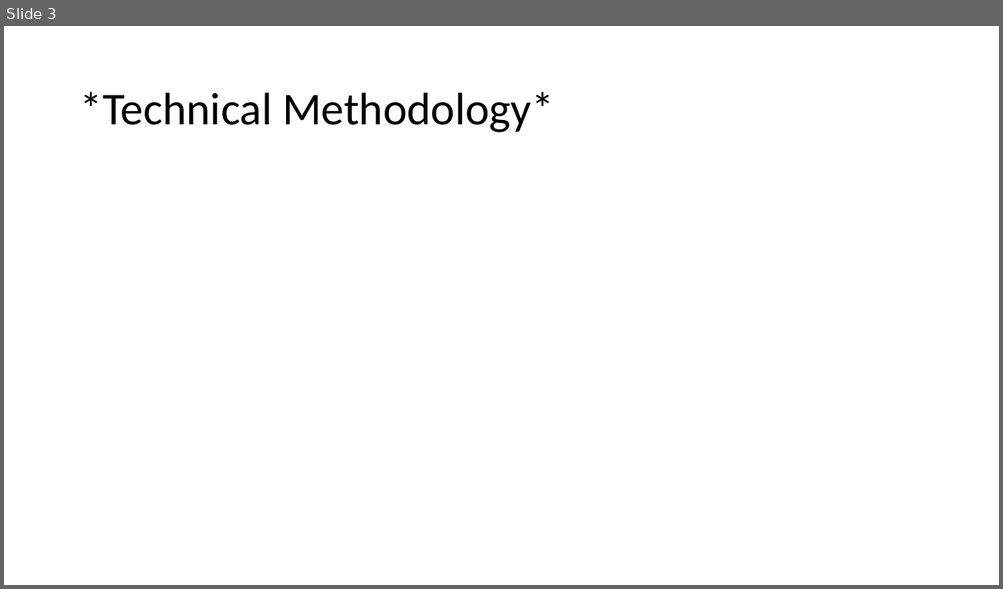
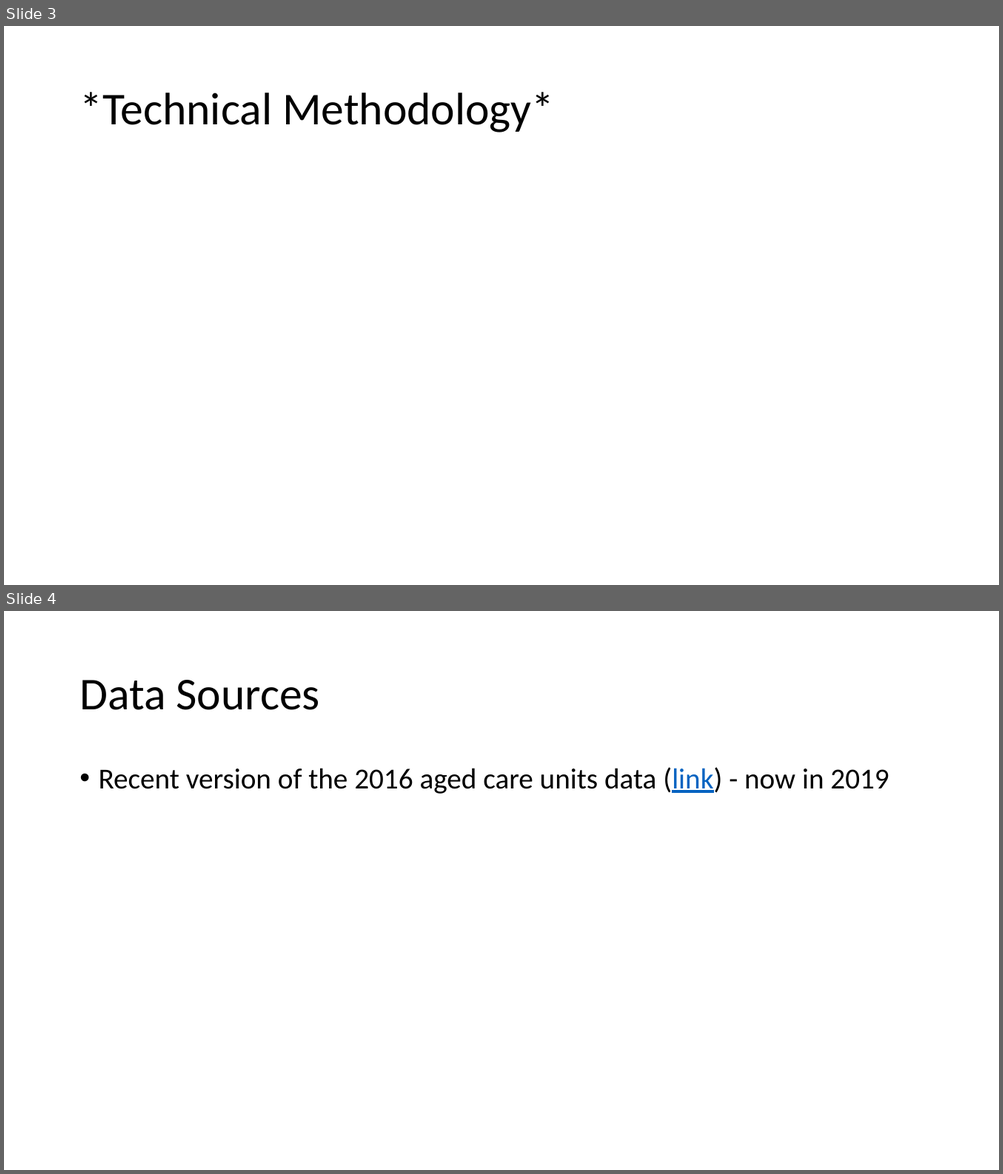
Before and after one commit to vdencarnacion/probset, a slide deck: final_presentation.pptx. Shown one above the other, each under a label of ours: slide 3 before the commit, slides 3 and 4 after it. The pictures are 1003x589 and 1003x1174 pixels, drawn with LibreOffice and Linux fonts; fonts in the diff are those of the drawing. Boxes give left, top, right and bottom in pixels: in the first picture for what was removed or moved away, otherwise in the second. Text is boxed around its words. In the diff, an @@ line names an element or a change of style, - is before the commit and + after.

```diff
--- a/final_presentation.pptx
+++ b/final_presentation.pptx
@@ slide 4 added at [4, 611, 999, 1170], background #FFFFFF @@
@@ title added at [79, 680, 320, 710], 44 pt, text #000000 @@
+Data Sources
@@ text added at [99, 767, 888, 794], 28 pt, text #000000 @@
+• Recent version of the 2016 aged care units data (link) - now in 2019
```
Also in this commit, not shown: 2 other slides added, 6 other files.
